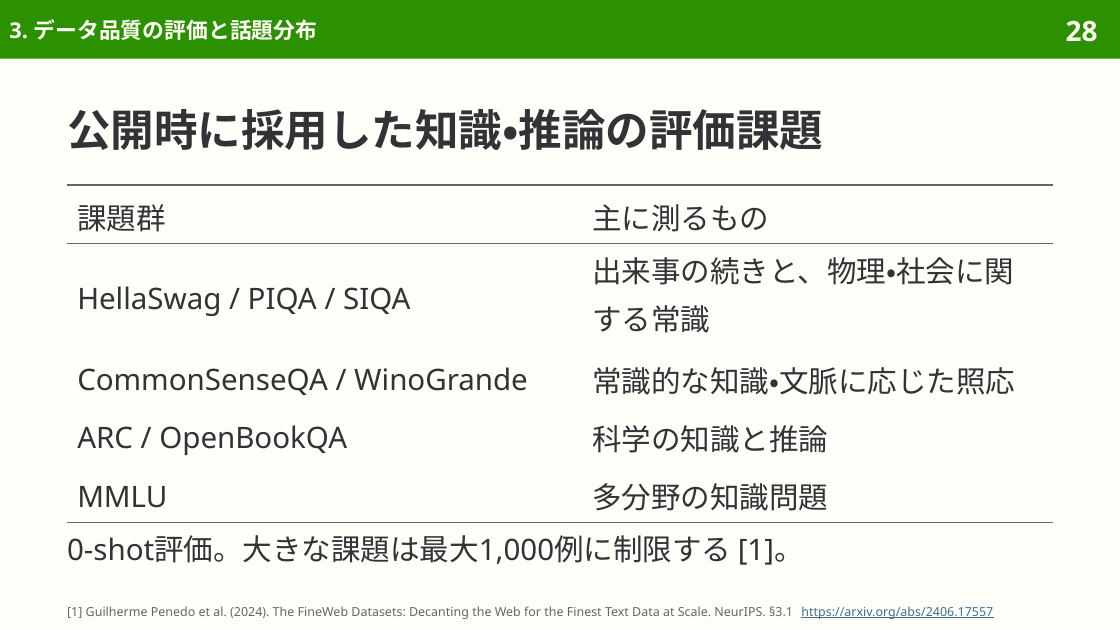
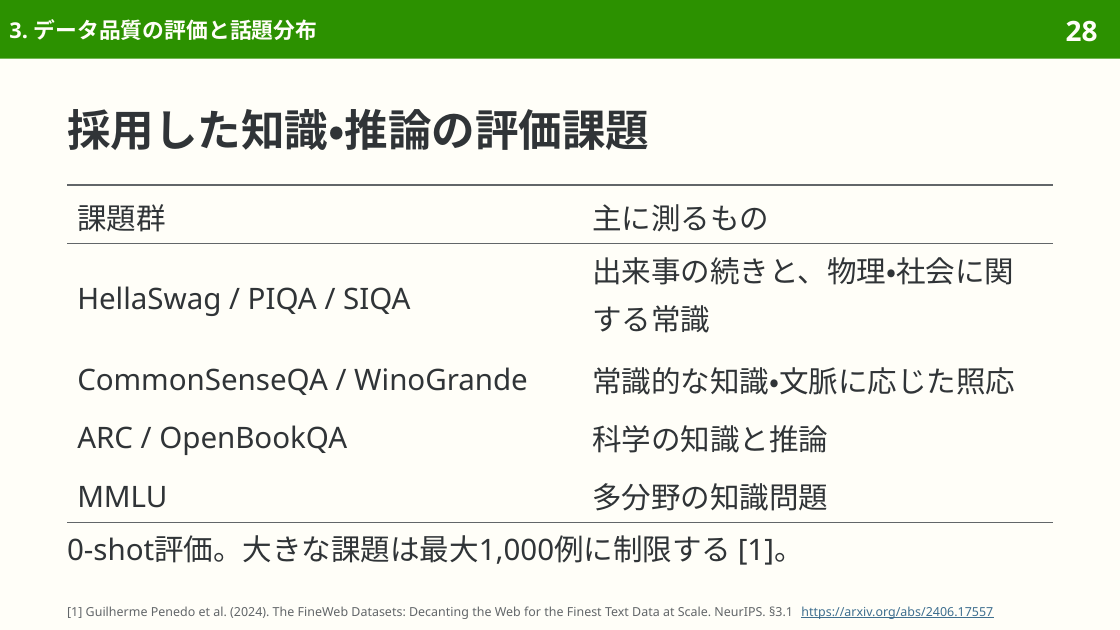
Before and after one commit to sasakiy84/datasets-in-10-minutes, a slide deck: slide 28 of slides/datasets-in-10-minutes-fineweb.pptx. Drawn at 1120x630 pixels with LibreOffice and Linux fonts; fonts in the diff are those of the drawing. Boxes give left, top, right and bottom in pixels: in the first picture for what was removed or moved away, otherwise in the second. Text is boxed around its words. In the diff, an @@ line names an element or a change of style, - is before the commit and + after.

```diff
--- a/slides/datasets-in-10-minutes-fineweb.pptx
+++ b/slides/datasets-in-10-minutes-fineweb.pptx
@@ title at (x1=67, y1=109, x2=649, y2=150): text changed @@
-公開時に採用した知識・推論の評価課題
+採用した知識・推論の評価課題
```
Also in this commit, not shown: 2 other slides changed, 3 other files.
